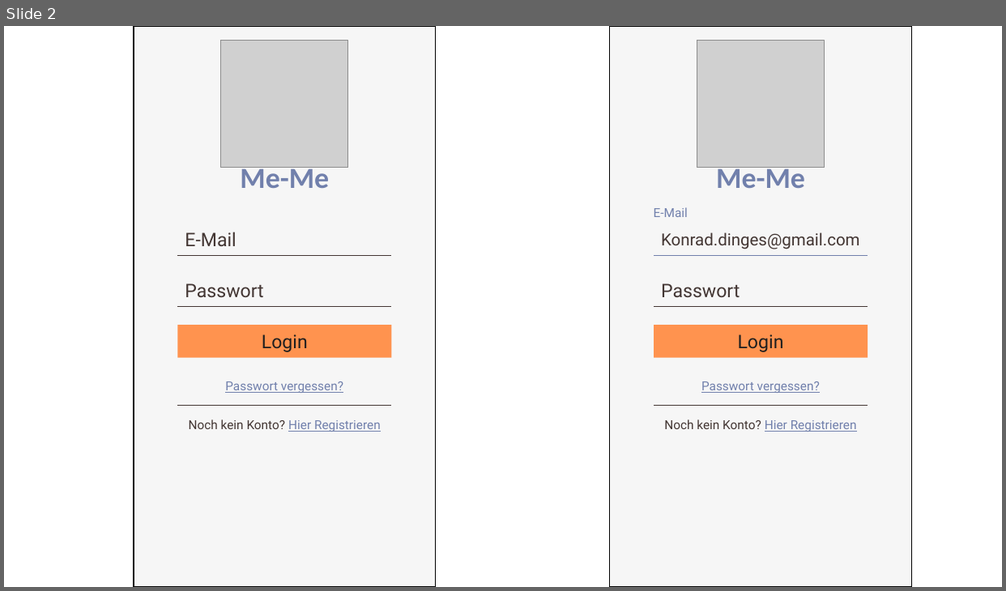
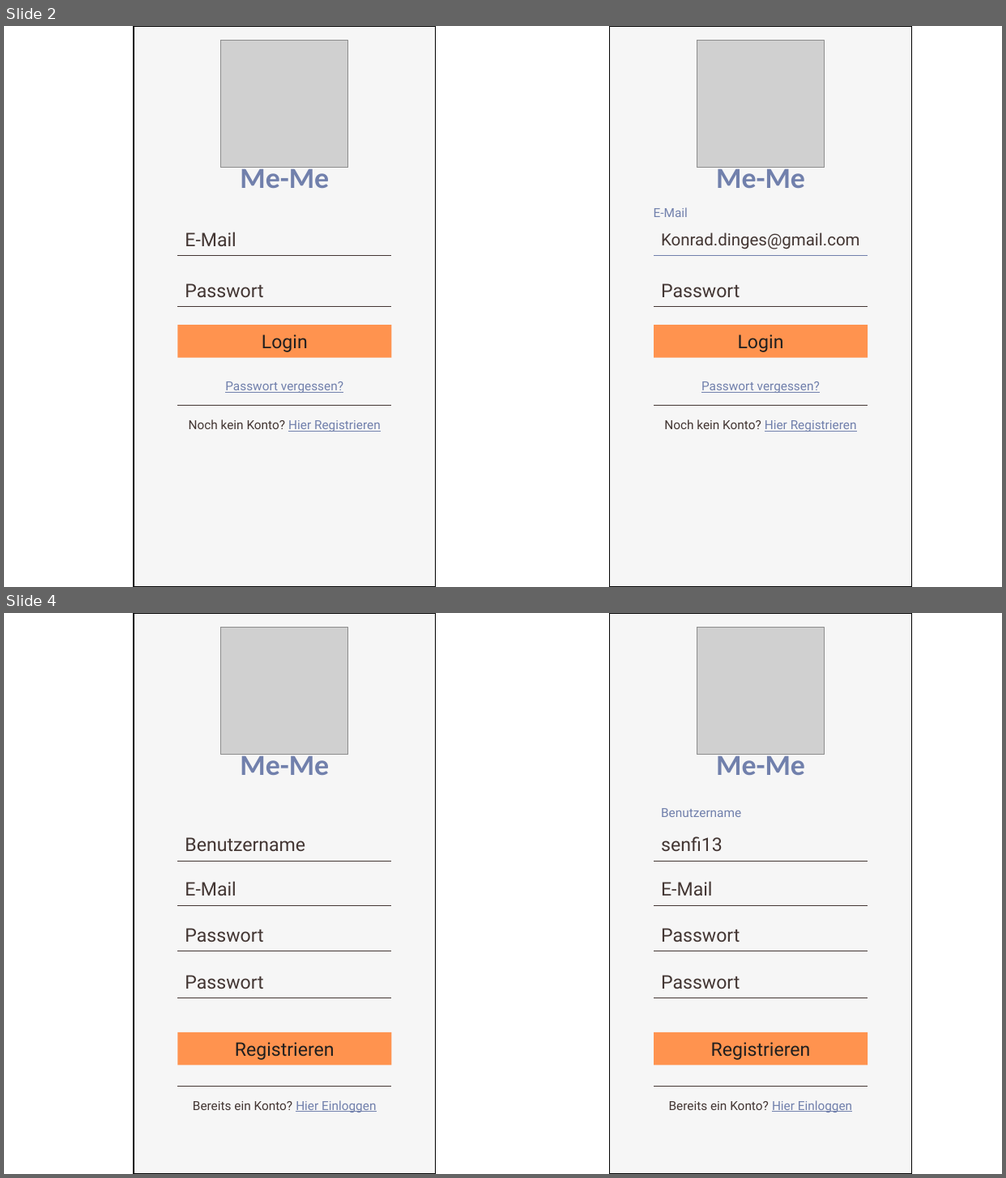
Before and after one commit to janS95/Me-Me, a slide deck: Me-Me_Mockup.pptx. Shown one above the other, each under a label of ours: slide 2 before the commit, slides 2 and 4 after it; the slides between them are not shown. The pictures are 1006x591 and 1006x1178 pixels, drawn with LibreOffice and Linux fonts; fonts in the diff are those of the drawing; grey boxes stand for pictures. Boxes give left, top, right and bottom in pixels: in the first picture for what was removed or moved away, otherwise in the second. Text is boxed around its words. In the diff, an @@ line names an element or a change of style, - is before the commit and + after.

```diff
--- a/Me-Me_Mockup.pptx
+++ b/Me-Me_Mockup.pptx
@@ slide 4 added at (4, 613, 1002, 1174), background #FFFFFF @@
@@ rectangle added at (134, 613, 435, 1174), fill #F6F6F6, outline #000000 1 pt @@
@@ picture added at (221, 628, 348, 755) @@
@@ rectangle added at (610, 613, 911, 1174), fill #F6F6F6, outline #000000 1 pt @@
@@ picture added at (697, 628, 825, 755) @@
@@ text added at (240, 754, 329, 775), 28 pt, text #7180AC, bold @@
+Me-Me
@@ text added at (716, 754, 805, 775), 28 pt, text #7180AC, bold @@
+Me-Me
@@ text added at (661, 808, 741, 817), 12 pt, text #7180AC @@
+Benutzername
@@ text added at (185, 837, 305, 851), 18 pt, text #433633 @@
+Benutzername
@@ text added at (661, 837, 722, 851), 18 pt, text #433633 @@
+senfi13
@@ line added from (177, 861) to (392, 861), #433633 0.5 pt @@
@@ line added from (654, 861) to (868, 861), #433633 0.5 pt @@
@@ text added at (185, 881, 236, 896), 18 pt, text #433633 @@
+E-Mail
@@ text added at (661, 881, 712, 896), 18 pt, text #433633 @@
+E-Mail
@@ line added from (177, 905) to (392, 905), #433633 0.5 pt @@
@@ text added at (185, 928, 263, 942), 18 pt, text #433633 @@
+Passwort
@@ line added from (654, 905) to (868, 905), #433633 0.5 pt @@
@@ text added at (661, 928, 739, 942), 18 pt, text #433633 @@
+Passwort
@@ line added from (177, 952) to (392, 952), #433633 0.5 pt @@
@@ line added from (654, 952) to (868, 952), #433633 0.5 pt @@
@@ text added at (185, 975, 263, 989), 18 pt, text #433633 @@
+Passwort
@@ text added at (661, 975, 739, 989), 18 pt, text #433633 @@
+Passwort
@@ line added from (177, 998) to (392, 998), #433633 0.5 pt @@
@@ line added from (654, 998) to (868, 998), #433633 0.5 pt @@
@@ rectangle added at (177, 1033, 392, 1065), fill #FF934F, 18 pt, text #1F1F1F @@
+Registrieren
@@ rectangle added at (654, 1033, 868, 1065), fill #FF934F, 18 pt, text #1F1F1F @@
+Registrieren
@@ line added from (177, 1086) to (392, 1086), #433633 0.5 pt @@
@@ line added from (654, 1086) to (868, 1086), #433633 0.5 pt @@
@@ text added at (193, 1101, 376, 1113), 12 pt, text #433633 @@
+Bereits ein Konto? Hier Einloggen
@@ text added at (669, 1101, 852, 1113), 12 pt, text #433633 @@
+Bereits ein Konto? Hier Einloggen
```
Also in this commit, not shown: 3 other slides added, 3 other files.
